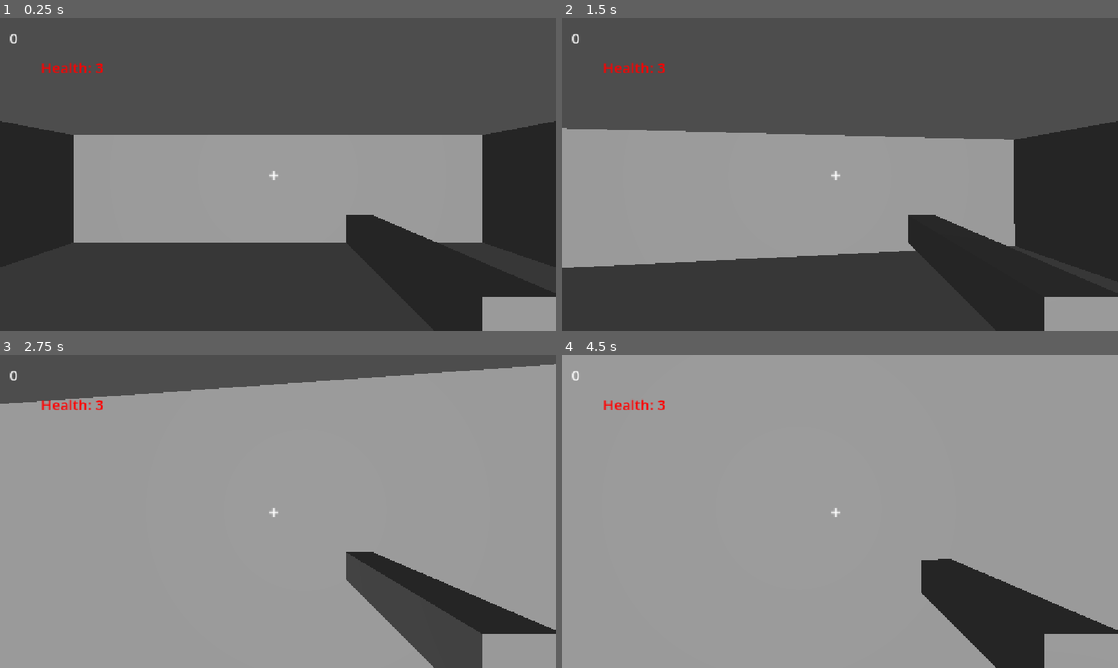
Above: before the commit, frames 1-4 (two rows, left to right).
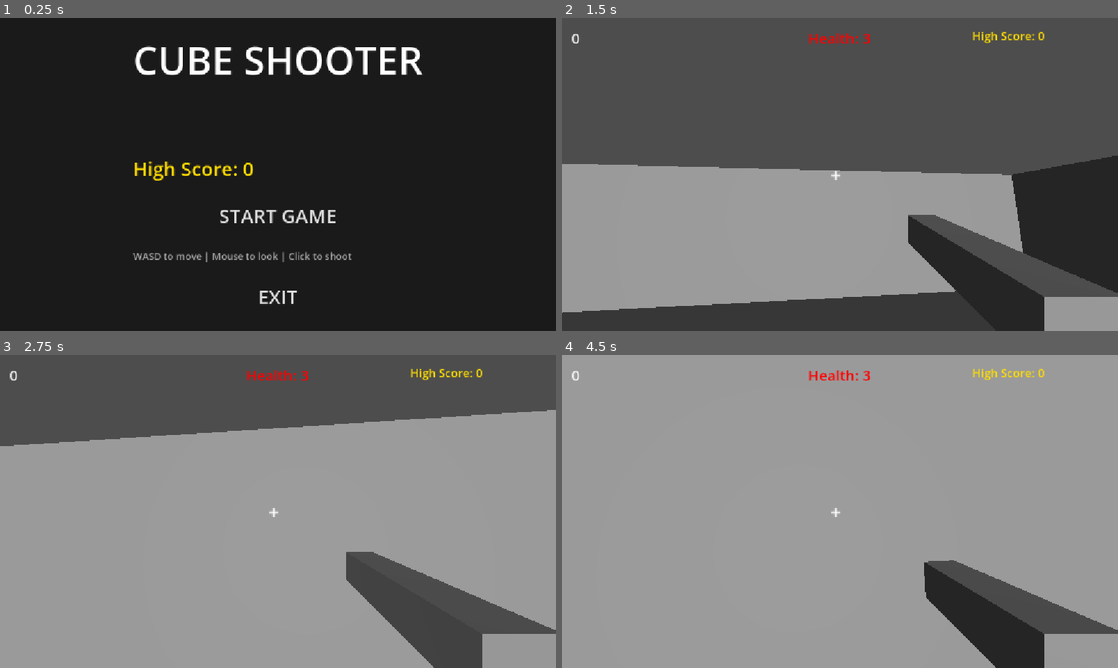
Above: after the commit, the same moments.

Repository: fahimshahriarhaider/cube-shooter
Game: Godot game, scene res://menu.tscn
Same seed, same stepped clock (60 frames per second), same inputs: the game is played once before the commit and once after it. Before the commit the project starts from res://15.9.26 starting.tscn.
Inputs (mouse positions are in pixels of both pictures, inside the frame that each line leads up to):
- Up to frame 1 (0.25 s): no input
- Up to frame 2 (1.5 s): click (840, 215) at 0.5 s, where only the run after the commit has a clickable "START GAME"; tap Enter (ui_accept) at 1.25 s; move the mouse to (867, 174) at 1.27 s; hold W (move_forward) from 1.28 s (still down); click (867, 174) at 1.42 s
- Up to frame 3 (2.75 s): keep holding W (move_forward); tap Enter (ui_accept) at 1.52, 2.27 s; move the mouse to (250, 511) at 2.02 s; click (250, 511) at 2.17 s
- Up to frame 4 (4.5 s): keep holding W (move_forward); move the mouse to (851, 505) at 2.77 s; click (851, 505) at 2.92 s; tap Enter (ui_accept) at 3.5, 3.77, 4.25 s; move the mouse to (834, 517) at 3.52 s; click (834, 517) at 3.67 s; move the mouse to (878, 514) at 4.27 s; click (878, 514) at 4.42 s

The runs differ from the first frame. In frame 1, 82% of the frame differs, in the area x 0-100%, y 0-100%; in frame 2, 24%; in frame 3, 17%; in frame 4, 3.0%.

Commit message:
Complete game flow with main menu, exit, and high score
- Added MainMenuButton to game over screen
- Added EXIT button to main menu
- Added LiveHighScoreLabel to HUD (top-right during gameplay)
- Complete game flow: Menu → Game → Game Over → Play Again / Main Menu
- High score persists via user://highscore.save

Diff:
--- a/15.9.26 starting.tscn
+++ b/15.9.26 starting.tscn
@@ -4,6 +4,7 @@
 [ext_resource type="PackedScene" uid="uid://6h4mc06c3brd" path="res://enemy.tscn" id="2_6si1c"]
 [ext_resource type="Script" uid="uid://bo76bdlox5058" path="res://restart_button.gd" id="2_s0xq3"]
 [ext_resource type="Script" uid="uid://cr65oq5ewx5tm" path="res://spawner.gd" id="3_imo3k"]
+[ext_resource type="Script" uid="uid://cr28b33585ecv" path="res://main_menu_button.gd" id="3_iv1lh"]
 
 [sub_resource type="StandardMaterial3D" id="StandardMaterial3D_atgqu"]
 albedo_color = Color(0.7529412, 0.7529412, 0.7529412, 1)
@@ -28,6 +29,10 @@
 [sub_resource type="LabelSettings" id="LabelSettings_q7xgb"]
 font_size = 60
 font_color = Color(1, 0, 0, 1)
+
+[sub_resource type="LabelSettings" id="LabelSettings_lsik4"]
+font_size = 24
+font_color = Color(1, 0.8666667, 0, 1)
 
 [node name="Node3D" type="Node3D" unique_id=1995195892]
 
@@ -120,9 +125,10 @@
 
 [node name="HealthLabel" type="Label" parent="UI/HUD" unique_id=1717879390]
 layout_mode = 0
-offset_right = 40.0
-offset_bottom = 23.0
-offset_transform_enabled = true
+offset_left = 510.0
+offset_top = 20.0
+offset_right = 640.0
+offset_bottom = 62.0
 offset_transform_position = Vector2(20, 60)
 offset_transform_position_ratio = Vector2(0.5, 0.5)
 text = "Health: 3"
@@ -152,6 +158,28 @@
 text = "PLAY AGAIN"
 script = ExtResource("2_s0xq3")
 
+[node name="LiveHighScoreLabel" type="Label" parent="UI/HUD" unique_id=201349270]
+layout_mode = 0
+offset_left = 850.0
+offset_top = 20.0
+offset_right = 951.0
+offset_bottom = 43.0
+text = "High Score: 0"
+label_settings = SubResource("LabelSettings_lsik4")
+
+[node name="MainMenuButton" type="Button" parent="UI/HUD" unique_id=706219536]
+process_mode = 3
+visible = false
+custom_minimum_size = Vector2(300, 70)
+layout_mode = 0
+offset_left = 425.0
+offset_top = 500.0
+offset_right = 725.0
+offset_bottom = 570.0
+theme_override_font_sizes/font_size = 30
+text = "MAIN MENU"
+script = ExtResource("3_iv1lh")
+
 [node name="Spawner" type="Node3D" parent="." unique_id=1225244940]
 script = ExtResource("3_imo3k")
 enemy_scene = ExtResource("2_6si1c")
--- /dev/null
+++ b/main_menu_button.gd
@@ -0,0 +1,9 @@
+extends Button
+
+func _ready():
+	pressed.connect(go_to_menu)
+
+func go_to_menu():
+	get_tree().paused = false
+	Input.mouse_mode = Input.MOUSE_MODE_VISIBLE
+	get_tree().change_scene_to_file("res://menu.tscn")
--- /dev/null
+++ b/menu.gd
@@ -0,0 +1,25 @@
+extends Control
+
+const GAME_SCENE = "res://15.9.26 starting.tscn"
+const HIGH_SCORE_FILE = "user://highscore.save"
+
+func _ready():
+	$CenterContainer/VBoxContainer/PlayButton.pressed.connect(_on_play_pressed)
+	$CenterContainer/VBoxContainer/ExitButton.pressed.connect(_on_exit_pressed)
+	load_high_score()
+
+func load_high_score():
+	var value = 0
+	if FileAccess.file_exists(HIGH_SCORE_FILE):
+		var file = FileAccess.open(HIGH_SCORE_FILE, FileAccess.READ)
+		if file:
+			value = file.get_var()
+			file.close()
+	var label = $CenterContainer/VBoxContainer/HighScoreLabel
+	label.text = "High Score: " + str(value)
+
+func _on_play_pressed():
+	get_tree().change_scene_to_file(GAME_SCENE)
+
+func _on_exit_pressed():
+	get_tree().quit()
--- /dev/null
+++ b/menu.tscn
@@ -0,0 +1,72 @@
+[gd_scene format=3 uid="uid://1wj7g046mjfy"]
+
+[ext_resource type="Script" uid="uid://dawuxb6a5haj" path="res://menu.gd" id="1_lti8b"]
+
+[sub_resource type="LabelSettings" id="LabelSettings_lsik4"]
+font_size = 80
+
+[sub_resource type="LabelSettings" id="LabelSettings_atgqu"]
+font_size = 40
+font_color = Color(1, 0.8666667, 0, 1)
+
+[sub_resource type="LabelSettings" id="LabelSettings_muxy1"]
+font_size = 20
+font_color = Color(0.6666667, 0.6666667, 0.6666667, 1)
+
+[node name="Menu" type="Control" unique_id=93434977]
+layout_mode = 3
+anchors_preset = 15
+anchor_right = 1.0
+anchor_bottom = 1.0
+grow_horizontal = 2
+grow_vertical = 2
+script = ExtResource("1_lti8b")
+
+[node name="ColorRect" type="ColorRect" parent="." unique_id=143577106]
+layout_mode = 1
+anchors_preset = 15
+anchor_right = 1.0
+anchor_bottom = 1.0
+grow_horizontal = 2
+grow_vertical = 2
+color = Color(0.101960786, 0.101960786, 0.101960786, 1)
+
+[node name="CenterContainer" type="CenterContainer" parent="." unique_id=717850914]
+layout_mode = 1
+anchors_preset = 15
+anchor_right = 1.0
+anchor_bottom = 1.0
+grow_horizontal = 2
+grow_vertical = 2
+
+[node name="VBoxContainer" type="VBoxContainer" parent="CenterContainer" unique_id=1341152686]
+layout_mode = 2
+theme_override_constants/separation = 30
+
+[node name="TitleLabel" type="Label" parent="CenterContainer/VBoxContainer" unique_id=711369188]
+layout_mode = 2
+text = "CUBE SHOOTER
+"
+label_settings = SubResource("LabelSettings_lsik4")
+
+[node name="HighScoreLabel" type="Label" parent="CenterContainer/VBoxContainer" unique_id=1211675130]
+layout_mode = 2
+text = "High Score: 0"
+label_settings = SubResource("LabelSettings_atgqu")
+
+[node name="PlayButton" type="Button" parent="CenterContainer/VBoxContainer" unique_id=1149828991]
+custom_minimum_size = Vector2(300, 80)
+layout_mode = 2
+theme_override_font_sizes/font_size = 40
+text = "START GAME"
+
+[node name="InstructionsLabel" type="Label" parent="CenterContainer/VBoxContainer" unique_id=1818516469]
+layout_mode = 2
+text = "WASD to move | Mouse to look | Click to shoot"
+label_settings = SubResource("LabelSettings_muxy1")
+
+[node name="ExitButton" type="Button" parent="CenterContainer/VBoxContainer" unique_id=2107284523]
+custom_minimum_size = Vector2(300, 80)
+layout_mode = 2
+theme_override_font_sizes/font_size = 40
+text = "EXIT"
--- a/player.gd
+++ b/player.gd
@@ -12,6 +12,15 @@
 	Input.mouse_mode = Input.MOUSE_MODE_CAPTURED
 	add_to_group("player")
 	$Camera3D/RayCast3D.add_exception(self)
+	var high_score = 0
+	if FileAccess.file_exists("user://highscore.save"):
+		var f = FileAccess.open("user://highscore.save", FileAccess.READ)
+		if f:
+			high_score = f.get_var()
+			f.close()
+	var label = get_tree().current_scene.find_child("LiveHighScoreLabel", true, false)
+	if label:
+		label.text = "High Score: " + str(high_score)
 
 func _unhandled_input(event):
 	if event is InputEventMouseMotion:
@@ -65,11 +74,26 @@
 		end_game()
 
 func end_game():
+	var high_score = 0
+	if FileAccess.file_exists("user://highscore.save"):
+		var f = FileAccess.open("user://highscore.save", FileAccess.READ)
+		if f:
+			high_score = f.get_var()
+			f.close()
+	if score > high_score:
+		var f2 = FileAccess.open("user://highscore.save", FileAccess.WRITE)
+		if f2:
+			f2.store_var(score)
+			f2.close()
+
 	var game_over_label = get_tree().current_scene.find_child("GameOverLabel", true, false)
 	if game_over_label:
 		game_over_label.visible = true
 	var restart_button = get_tree().current_scene.find_child("RestartButton", true, false)
 	if restart_button:
 		restart_button.visible = true
+	var menu_button = get_tree().current_scene.find_child("MainMenuButton", true, false)
+	if menu_button:
+		menu_button.visible = true
 	Input.mouse_mode = Input.MOUSE_MODE_VISIBLE
 	get_tree().paused = true
--- a/project.godot
+++ b/project.godot
@@ -11,7 +11,7 @@
 [application]
 
 config/name="Cube Shooter"
-run/main_scene="res://15.9.26 starting.tscn"
+run/main_scene="uid://1wj7g046mjfy"
 config/features=PackedStringArray("4.7", "GL Compatibility")
 config/icon="res://icon.svg"
 
Not shown, added: main_menu_button.gd.uid
Not shown, added: menu.gd.uid
Not shown, changed: .gitignore
